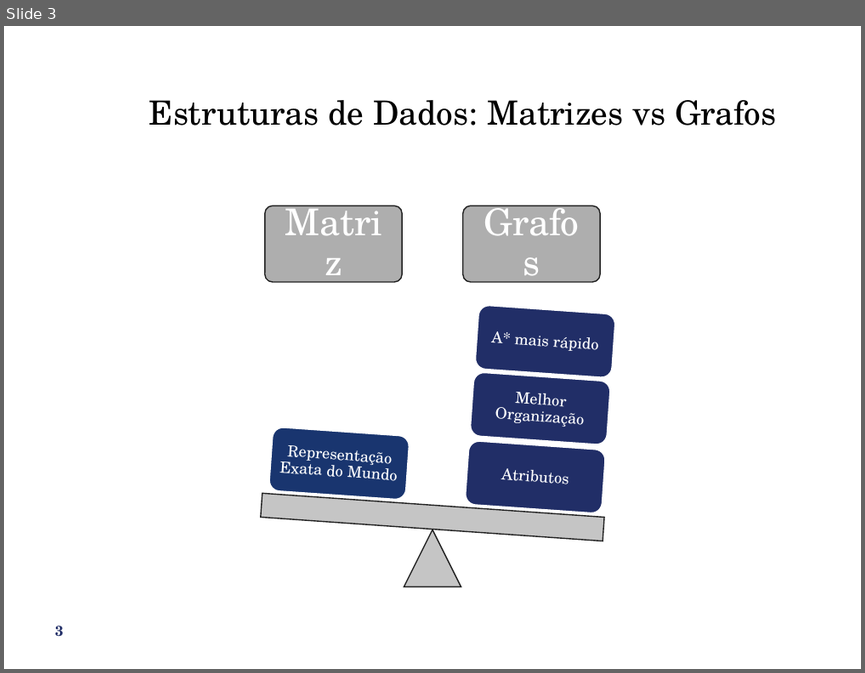
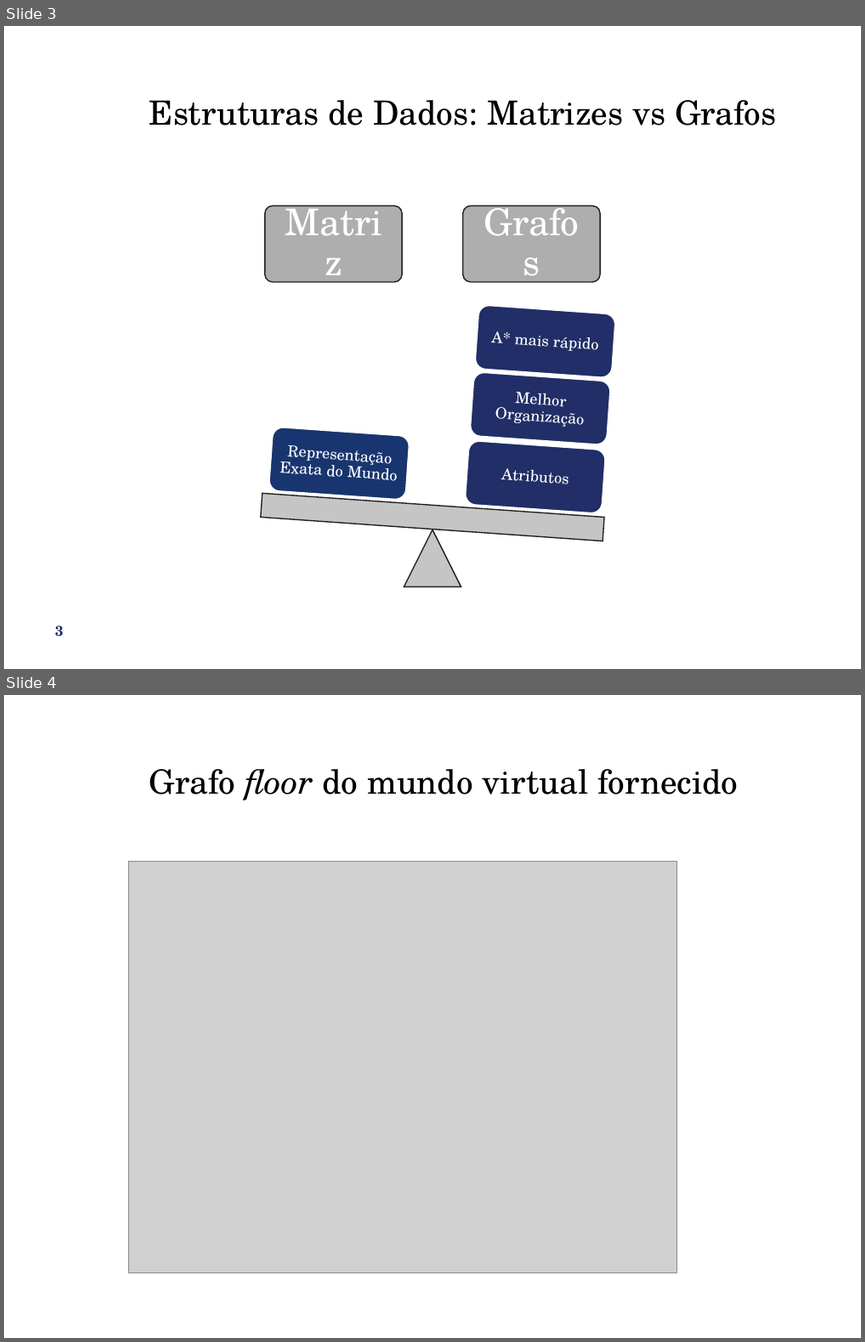
Before and after one commit to ibnunes/Andarilho, a slide deck: Presentation.pptx. Shown one above the other, each under a label of ours: slide 3 before the commit, slides 3 and 4 after it. The pictures are 865x673 and 865x1342 pixels, drawn with LibreOffice and Linux fonts; fonts in the diff are those of the drawing; grey boxes stand for pictures; background and template pictures are left out. Boxes give left, top, right and bottom in pixels: in the first picture for what was removed or moved away, otherwise in the second. Text is boxed around its words. In the diff, an @@ line names an element or a change of style, - is before the commit and + after.

```diff
--- a/Presentation.pptx
+++ b/Presentation.pptx
@@ slide 4 added at (x1=4, y1=695, x2=861, y2=1338), background #FFFFFF @@
@@ title added at (x1=149, y1=769, x2=738, y2=800), 28 pt, text #000000 @@
+Grafo floor do mundo virtual fornecido
@@ picture added at (x1=129, y1=862, x2=677, y2=1272) @@
```
Also in this commit, not shown: 2 slides changed, 1 other slide added, 6 other files.
